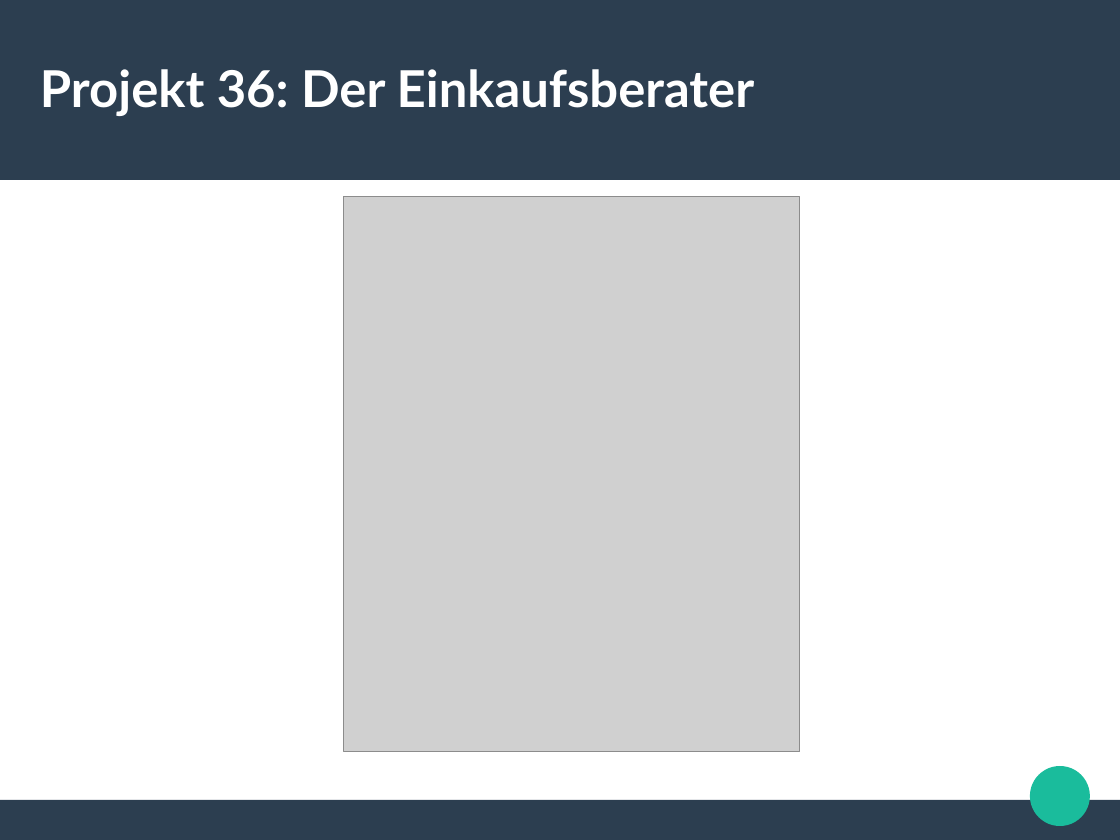
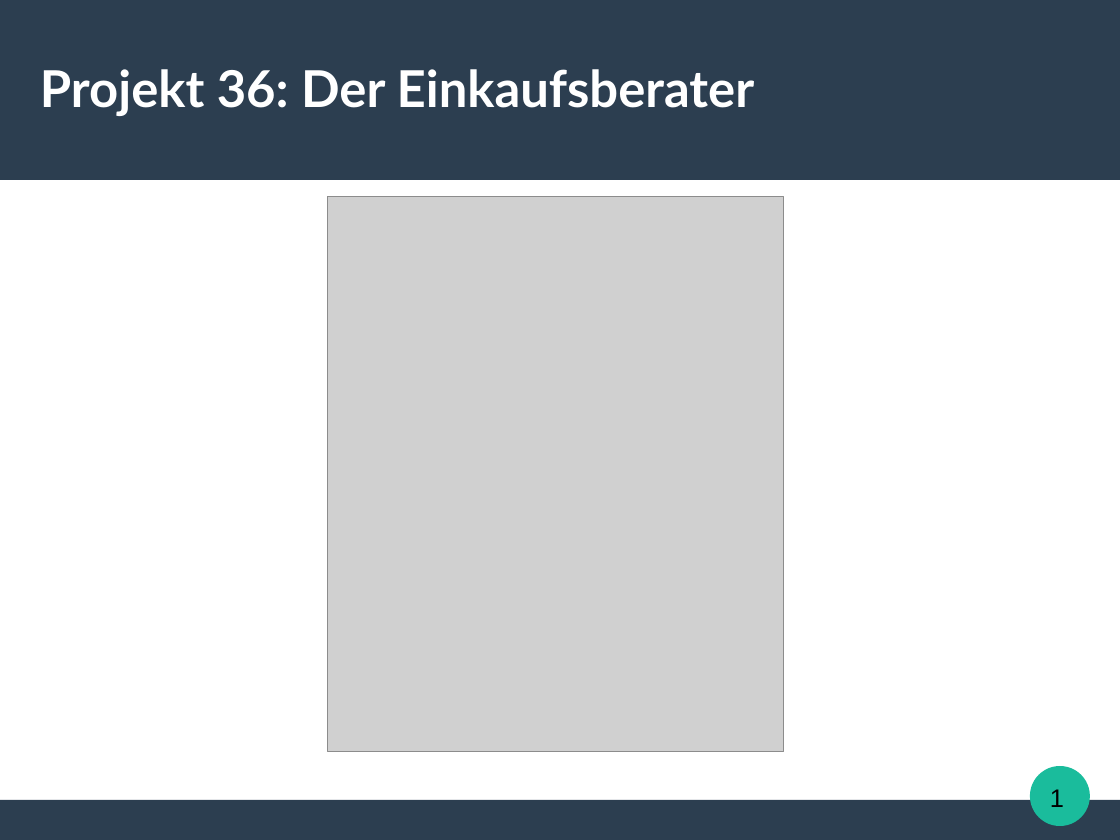
Before and after one commit to jenskuespert/KGSSB, a slide deck: slide 1 of SEB/Die_Einkaufsberater.odp. Drawn at 1120x840 pixels with LibreOffice and Linux fonts; fonts in the diff are those of the drawing; grey boxes stand for pictures. Boxes give left, top, right and bottom in pixels: in the first picture for what was removed or moved away, otherwise in the second. Text is boxed around its words. In the diff, an @@ line names an element or a change of style, - is before the commit and + after.

```diff
--- a/SEB/Die_Einkaufsberater.odp
+++ b/SEB/Die_Einkaufsberater.odp
@@ picture: place and size @@
-picture at [345,196,801,752]
+picture at [328,196,785,752]
@@ text added at [1050,789,1064,807], 18 pt, text #000000 @@
+1
```
Also in this commit, not shown: 3 other slides changed.
